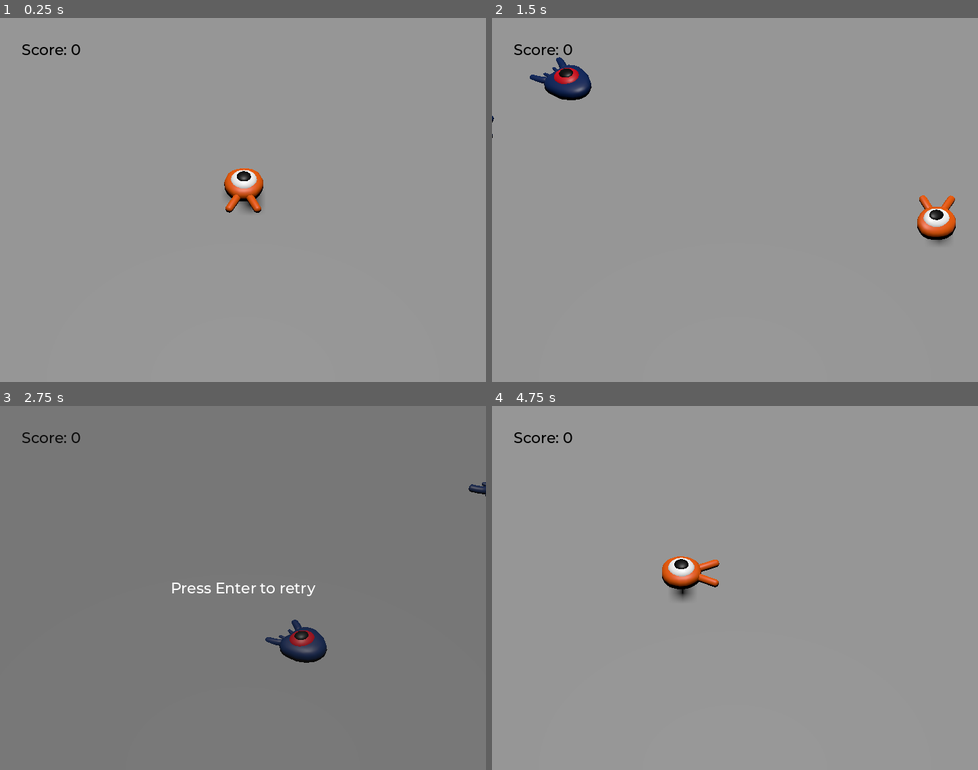
Above: before the commit, frames 1-4 (two rows, left to right).
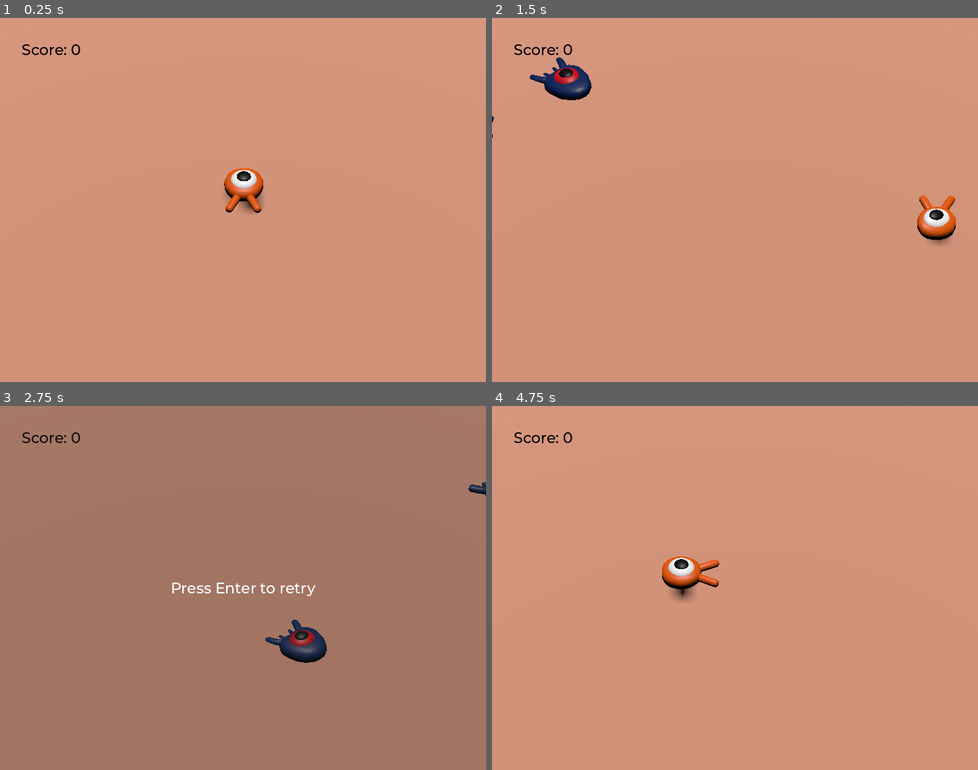
Above: after the commit, the same moments.

Repository: HiPekosch/STCreeps
Game: Godot game, scene res://main.tscn
The game is run twice, just before and just after one commit, with the same random seed, the same clock (stepped at 60 frames per second) and the same inputs.
Inputs:
- Up to frame 1 (0.25 s): no input
- Up to frame 2 (1.5 s): tap Enter (ui_accept) at 0.5 s; hold D (move_right) 0.53-1.28 s; tap Space (jump) at 0.77 s; hold S (move_back) from 1.28 s (still down)
- Up to frame 3 (2.75 s): tap Space (jump) at 1.52 s; release S (move_back) at 2.03 s; hold D (move_right) from 2.03 s (still down)
- Up to frame 4 (4.75 s): tap Enter (ui_accept) at 2.75 s; release D (move_right) at 2.78 s; hold W (move_forward) 2.78-3.53 s; tap Space (jump) at 3.02, 3.77, 4.52 s; hold A (move_left) from 3.53 s (still down)

The runs differ from the first frame. In frame 1, 99% of the frame differs, in the area x 0-100%, y 0-100%; in frame 2, 98%; in frame 3, 99%; in frame 4, 99%.

Commit message:
Changed Stage Color

Diff:
--- a/main.tscn
+++ b/main.tscn
@@ -9,7 +9,11 @@
 [sub_resource type="BoxShape3D" id="BoxShape3D_dtckx"]
 size = Vector3(60, 2, 60)
 
+[sub_resource type="StandardMaterial3D" id="StandardMaterial3D_i063x"]
+albedo_color = Color(0.813486, 0.560277, 0.460515, 1)
+
 [sub_resource type="BoxMesh" id="BoxMesh_8v8bb"]
+material = SubResource("StandardMaterial3D_i063x")
 size = Vector3(60, 2, 60)
 
 [sub_resource type="StandardMaterial3D" id="StandardMaterial3D_puhir"]
Not shown: 1 places in main.tscn that only renumber resources
